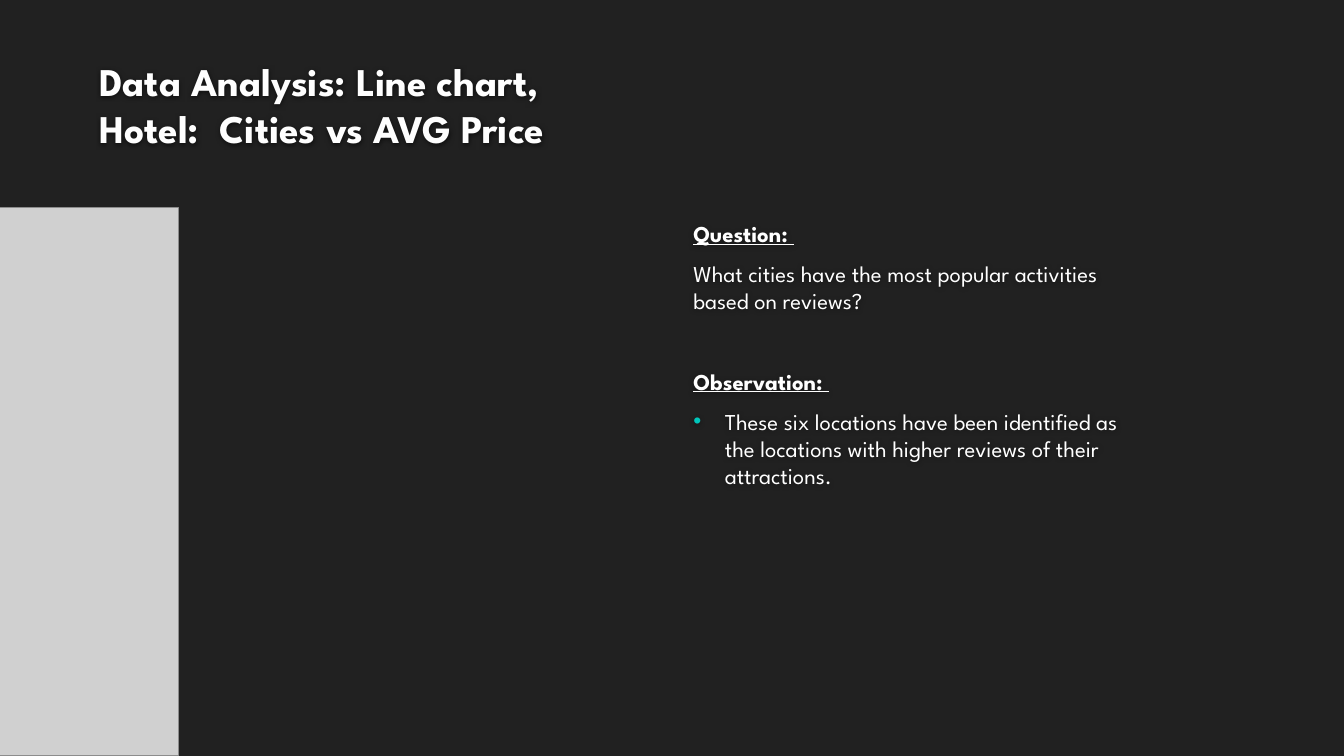
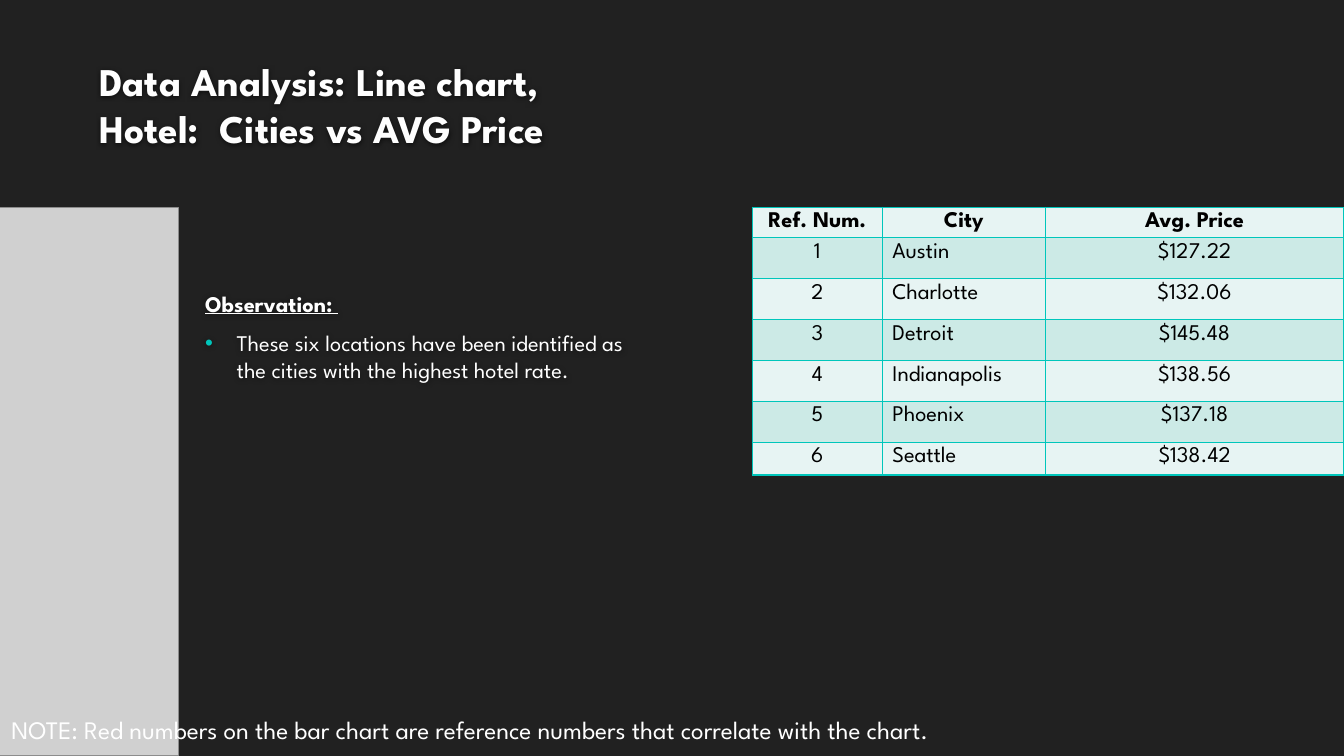
Before and after one commit to Kaylawkelly/HotelRateLocataion-Project1, a slide deck: slide 12 of Project 1_Where to Build.pptx. Drawn at 1344x756 pixels with LibreOffice and Linux fonts; fonts in the diff are those of the drawing; grey boxes stand for pictures; background and template pictures are left out. Boxes give left, top, right and bottom in pixels: in the first picture for what was removed or moved away, otherwise in the second. Text is boxed around its words. In the diff, an @@ line names an element or a change of style, - is before the commit and + after.

Commit message:
powerpoint edits

```diff
--- a/Project 1_Where to Build.pptx
+++ b/Project 1_Where to Build.pptx
@@ table added at <box>752,208,1344,486</box>, 7 rows, 3 columns @@
+Ref. Num. | City | Avg. Price
+1 | Austin | $127.22
+2 | Charlotte | $132.06
+3 | Detroit | $145.48
+4 | Indianapolis | $138.56
+5 | Phoenix | $137.18
+6 | Seattle | $138.42
@@ text at <box>693,226,1097,310</box>: paragraphs removed @@
-Question:
-What cities have the most popular activities based on reviews?
@@ text "Observation:": place and size @@
-text "Observation:" at <box>693,226,1117,485</box>
+text "Observation:" at <box>205,296,623,383</box>
@@ text at <box>205,296,332,314</box>: size 16.1 to 16 pt in "Observation:" @@
@@ text at <box>237,335,623,383</box>: text changed; size 16.1 to 16 pt @@
-• These six locations have been identified as the locations with higher reviews of their attractions.
+• These six locations have been identified as the cities with the highest hotel rate.
@@ text added at <box>11,713,928,747</box>, 18 pt, text #FFFFFF @@
+NOTE: Red numbers on the bar chart are reference numbers that correlate with the chart.
```
